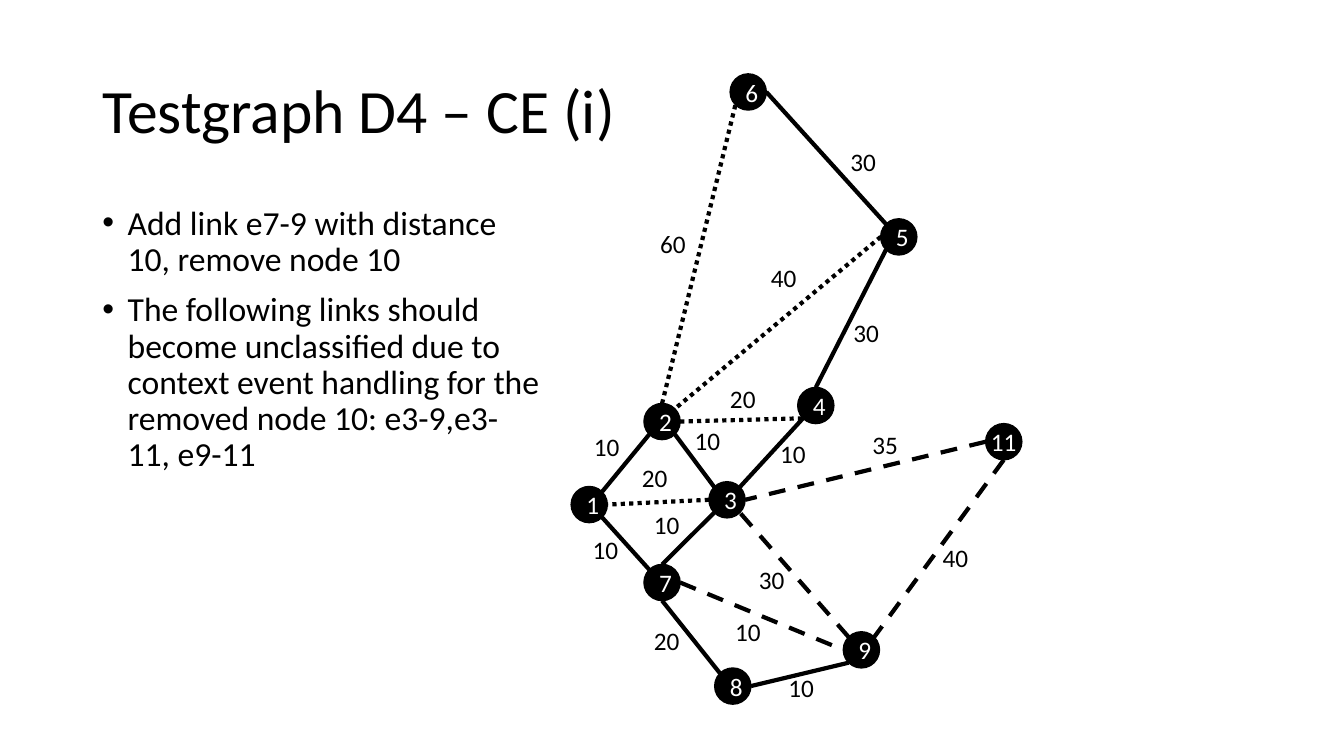
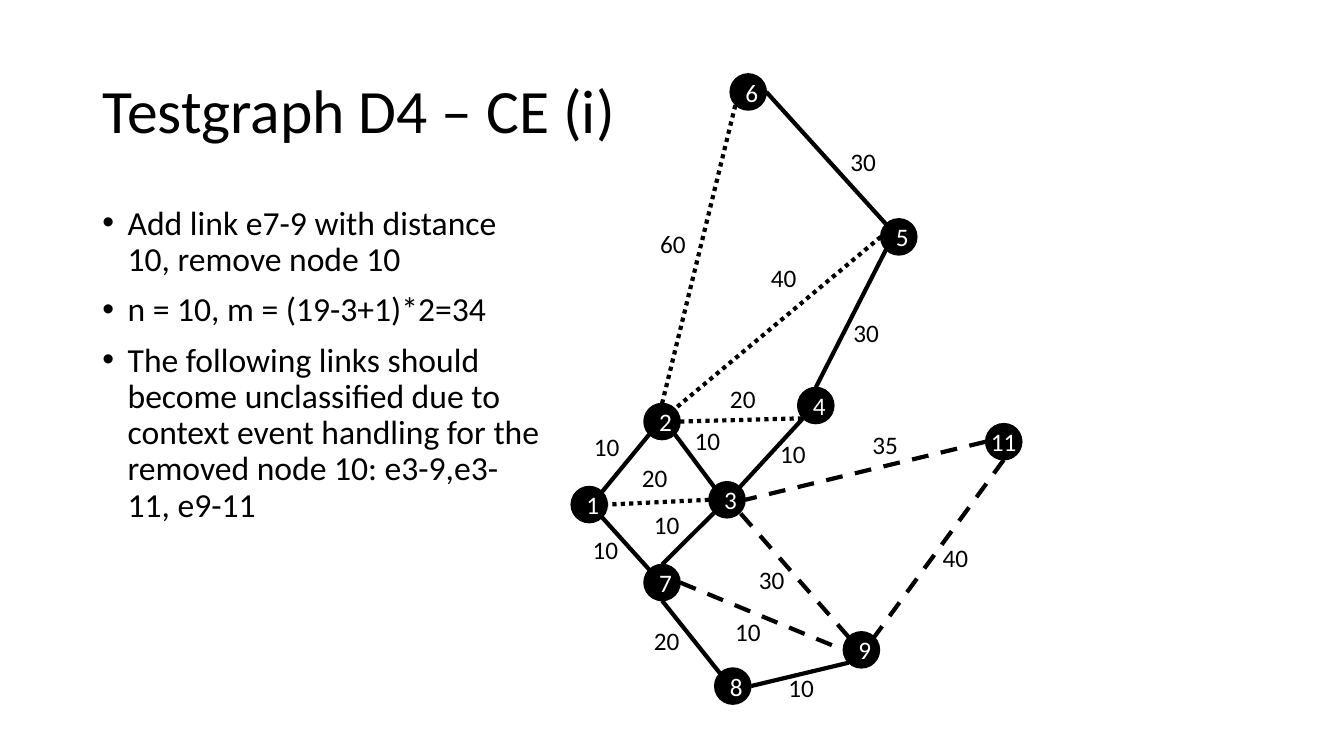
Before and after one commit to eMoflon/cobolt, a slide deck: slide 5 of de.tudarmstadt.maki.modeling.jvlc/instances/testgraphs.pptx. Drawn at 1344x756 pixels with LibreOffice and Linux fonts; fonts in the diff are those of the drawing. Boxes give left, top, right and bottom in pixels: in the first picture for what was removed or moved away, otherwise in the second. Text is boxed around its words. In the diff, an @@ line names an element or a change of style, - is before the commit and + after.

```diff
--- a/de.tudarmstadt.maki.modeling.jvlc/instances/testgraphs.pptx
+++ b/de.tudarmstadt.maki.modeling.jvlc/instances/testgraphs.pptx
@@ text at (128, 296, 486, 326): paragraph added @@
+• n = 10, m = (19-3+1)*2=34
```
Also in this commit, not shown: 4 other files.
